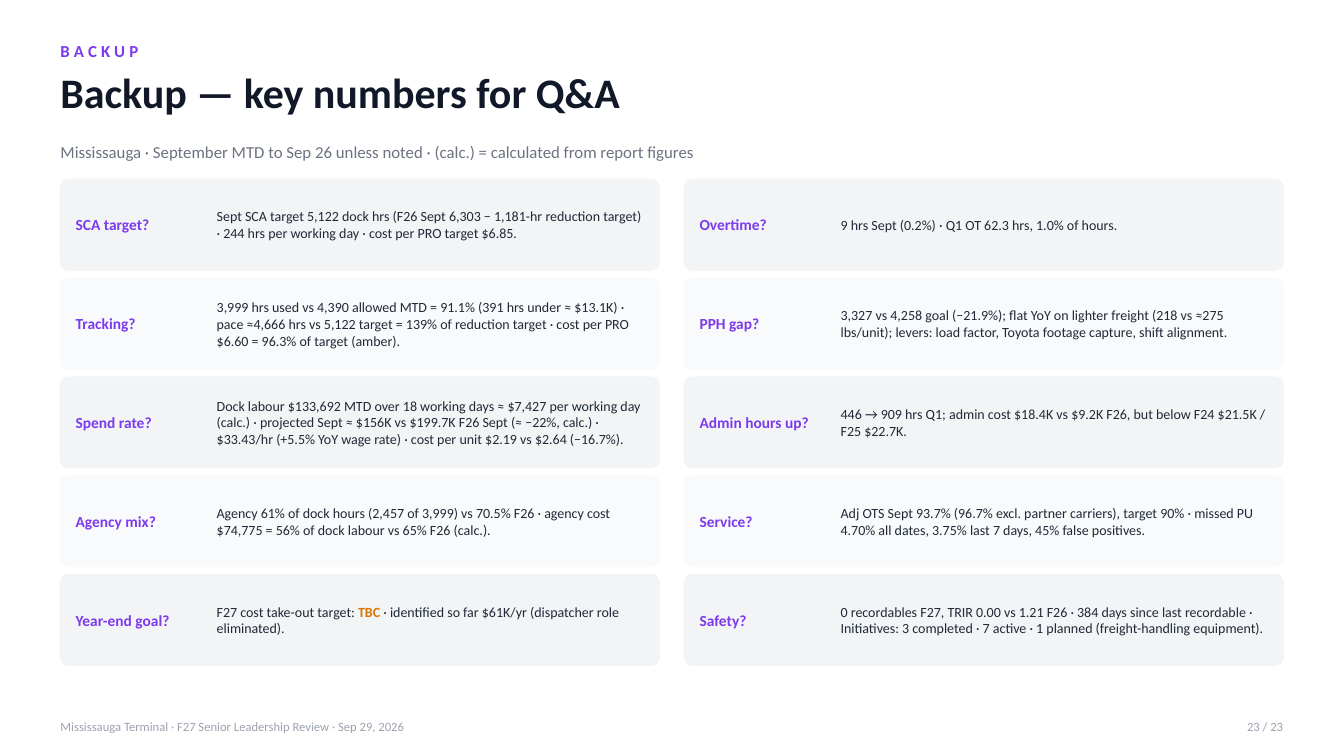
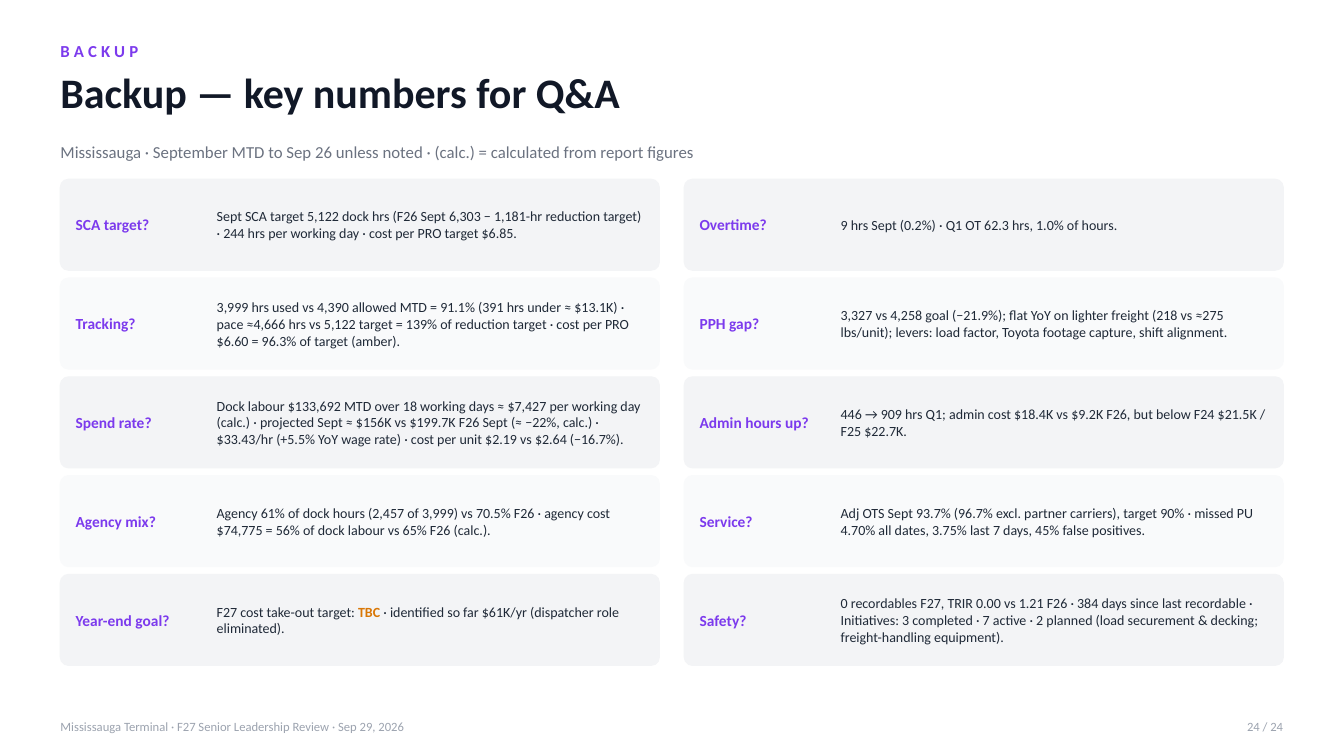
Before and after one commit to FuoriclasseX/mississauga-terminal-f26-cost-transformation-dashboard, a slide deck: slide 24 of presentation/Mississauga_F27_Leadership_Review_Sep29.pptx (slide 23 before the commit). Drawn at 1344x756 pixels with LibreOffice and Linux fonts; fonts in the diff are those of the drawing. Boxes give left, top, right and bottom in pixels: in the first picture for what was removed or moved away, otherwise in the second. Text is boxed around its words. In the diff, an @@ line names an element or a change of style, - is before the commit and + after.

```diff
--- a/presentation/Mississauga_F27_Leadership_Review_Sep29.pptx
+++ b/presentation/Mississauga_F27_Leadership_Review_Sep29.pptx
@@ text at box(841, 598, 1258, 645): text changed @@
-0 recordables F27, TRIR 0.00 vs 1.21 F26 · 384 days since last recordable · Initiatives: 3 completed · 7 active · 1 planned (freight-handling equipment).
+0 recordables F27, TRIR 0.00 vs 1.21 F26 · 384 days since last recordable · Initiatives: 3 completed · 7 active · 2 planned (load securement & decking; freight-handling equipment).
@@ text at box(1247, 723, 1283, 731): text changed @@
-23 / 23
+24 / 24
```
Also in this commit, not shown: 21 other slides changed, 1 slide added.
